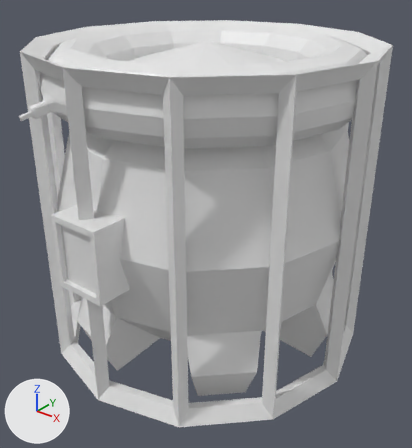
What one commit did to the OBJ model Assets/Models/rocket/modules/ModuleT1.obj.
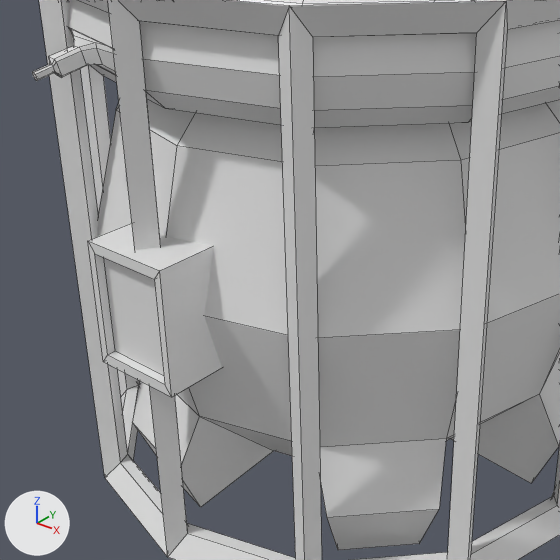
Each version is shown whole from a 50 mm lens placed at (3.29, -4.13, 2.25), pointed at (0.08, -0.12, -0.24), then close up on the part from 0% to 80% of the width and 16% to 90% of the height. Every picture has the same lights, and +X, +Y and +Z are marked at lower left. The close-ups show mesh edges as thin lines. Where no turn or scale is listed for an object, it has been applied to the vertices.

The first close-up shows 'Cylinder.001_Cylinder.005'.
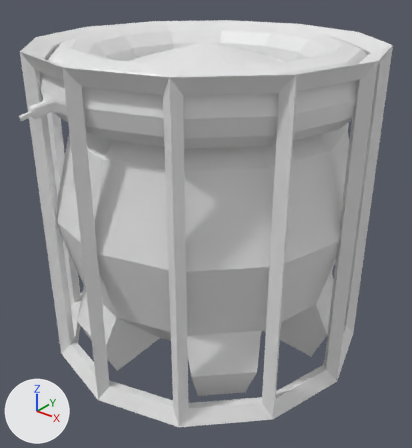
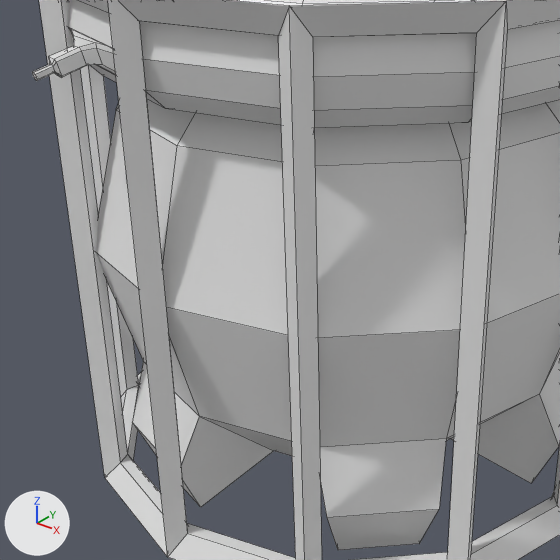
Commit message: [GRP] module T1 fix

Location of each change, (x1, y1, x2, y2) in pixels of the close-ups (560 x 560 px):
part 1 of me_cylinder_001_cylinder_005, deleted: before (88, 223, 222, 397)

The change, as a list of edits to the scene's bpy script:
```text
Change me_cylinder_001_cylinder_005:
    where me_cylinder_001_cylinder_005.from_pydata(...)  # 417 vertices, 445 faces; spans x -1.6..1.6, y -1.67..1.6, z -1.5..1.5
    used by ob_cylinder_001_cylinder_005; location = (0.0, 0.0, 0.0)
    me_cylinder_001_cylinder_005 part 1: the loose piece of 16 vertices spanning x -0.25..0.25, y -1.67..-1.17, z -0.33..0.33 is deleted
```
